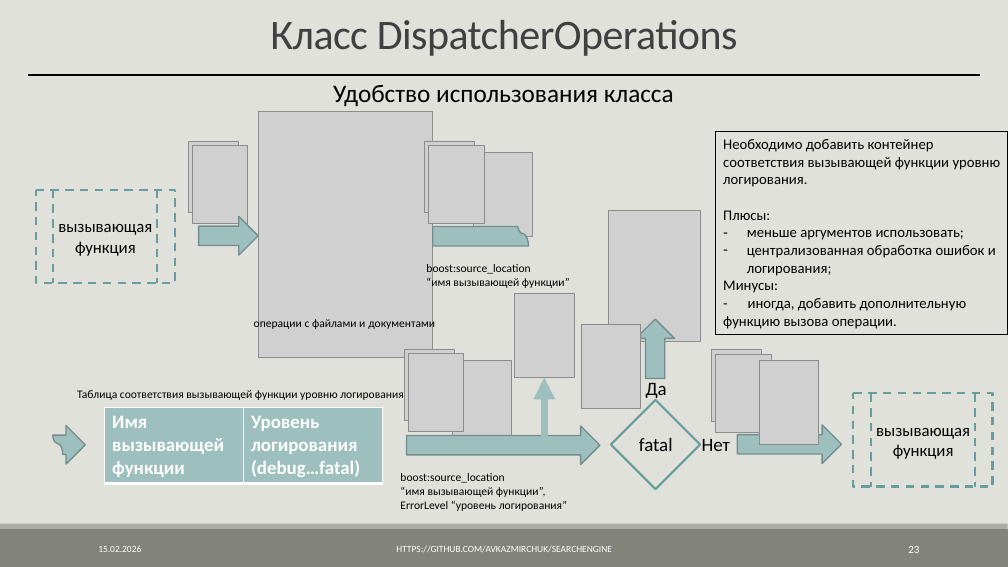
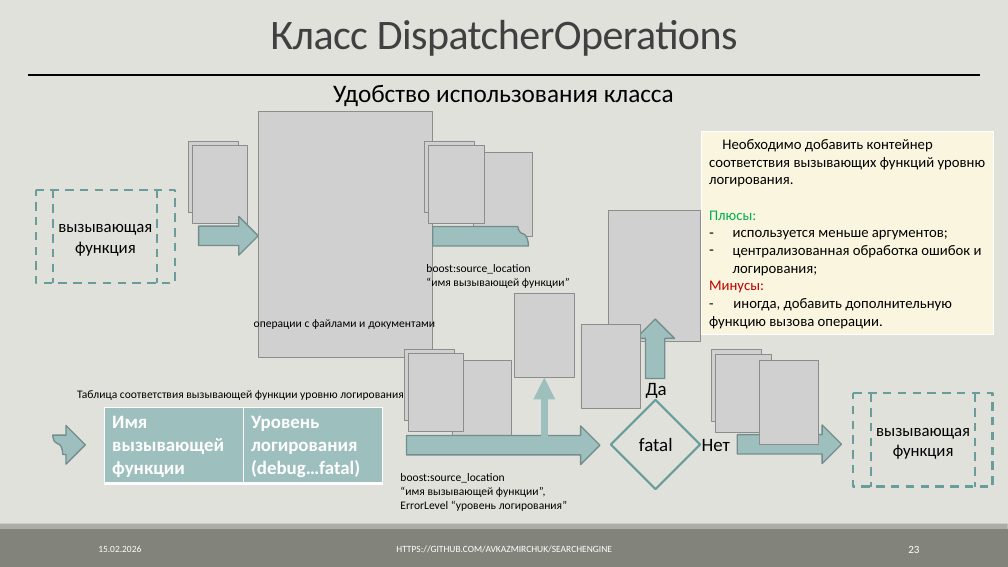
Before and after one commit to AVKazmirchuk/SearchEngine, a slide deck: slide 23 of presentation/защита.pptx. Drawn at 1008x567 pixels with LibreOffice and Linux fonts; fonts in the diff are those of the drawing; grey boxes stand for pictures. Boxes give left, top, right and bottom in pixels: in the first picture for what was removed or moved away, otherwise in the second. Text is boxed around its words. In the diff, an @@ line names an element or a change of style, - is before the commit and + after.

```diff
--- a/presentation/защита.pptx
+++ b/presentation/защита.pptx
@@ rectangle "Необходимо добавить контейнер соответствия вызывающих ...": place and size @@
-rectangle "Необходимо добавить контейнер соответствия вызывающих ..." at [716, 132, 1008, 335]
+rectangle "Необходимо добавить контейнер соответствия вызывающих ..." at [702, 132, 994, 335]
@@ rectangle "Необходимо добавить контейнер соответствия вызывающих ..." at [702, 132, 994, 335]: fill none to #F9F5DE; outline #000000 0.75 pt to #FFFFFF 1.25 pt @@
@@ text in rectangle at [709, 139, 986, 187]: text changed @@
-Необходимо добавить контейнер соответствия вызывающей функции уровню логирования.
+Необходимо добавить контейнер соответствия вызывающих функций уровню логирования.
@@ text in rectangle at [709, 210, 764, 293]: text colour #000000 to #00B050 in "Плюсы:"; text colour #000000 to #C00000 in "Минусы:" @@
@@ text in rectangle at [733, 230, 948, 240]: text changed @@
-– меньше аргументов использовать;
+– используется меньше аргументов;
```
Also in this commit, not shown: 7 other slides changed, 1 slide removed, 1 other file.
